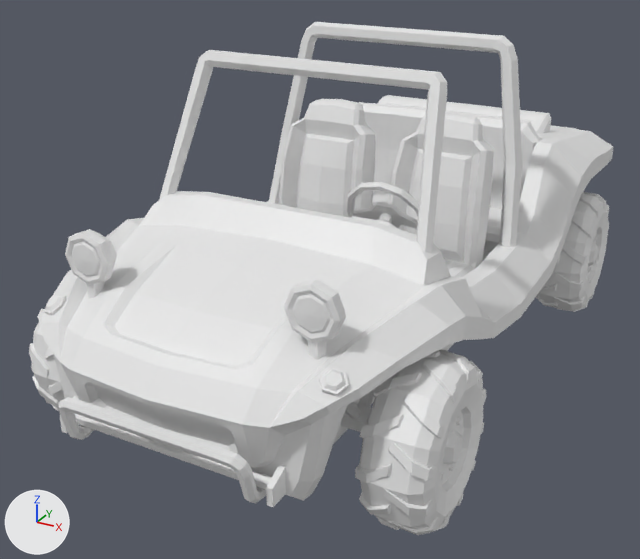
A saved change to the glTF model models/synty/SM_Veh_Buggy_01.glb.
Before and after are seen from a 50 mm camera at (2.01, -4.19, 2.49) aimed at (-0.15, -0.27, 0.53). Every picture has the same lights, and +X, +Y and +Z are marked at lower left. The picture after the commit comes second. Where no turn or scale is listed for an object, it has been applied to the vertices.

Names of what the first picture shows: 'SM_Veh_Buggy_01', 'SM_Veh_Buggy_01_Steering_Wheel', 'SM_Veh_Buggy_01_Wheel_FL', 'SM_Veh_Buggy_01_Wheel_FR', 'SM_Veh_Buggy_01_Wheel_RL'.
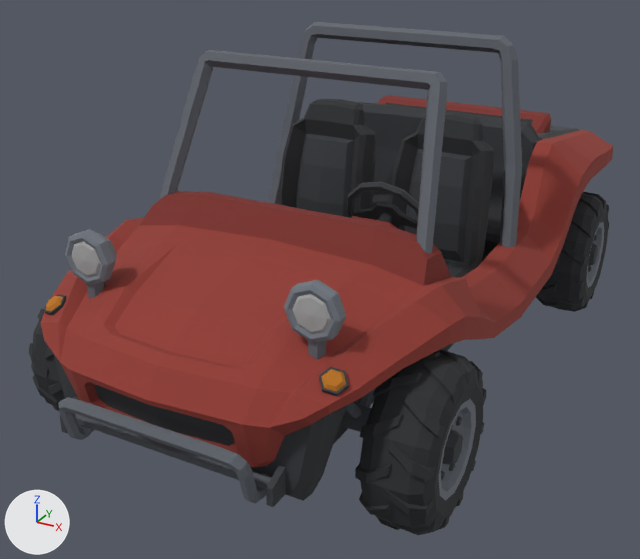
Where the change shows, as pixel boxes (x1, y1, x2, y2) in the pictures (640 x 559 px):
'SM_Veh_Buggy_01', recoloured (darker): (41, 22, 613, 507) in both
'SM_Veh_Buggy_01_Wheel_FL', recoloured (white to black): (355, 350, 486, 535) in both
'SM_Veh_Buggy_01_Wheel_RL', recoloured (white to black): (536, 191, 609, 312) in both
'SM_Veh_Buggy_01_Wheel_FR', recoloured (white to black): (29, 287, 65, 411) in both
'SM_Veh_Buggy_01_Steering_Wheel', recoloured (white to black): (347, 182, 419, 229) in both

Patch to the scene script:
```diff
--- a/models/synty/SM_Veh_Buggy_01.glb.py
+++ b/models/synty/SM_Veh_Buggy_01.glb.py
@@ img_polygonpalmcity_01_a @@
+img_polygonpalmcity_01_a = load_image('PolygonPalmCity_01_A', '_unpacked/PolygonPalmCity_01_A', 4096, 4096, 'sRGB')
@@ mat_atlas @@
+mat_atlas = principled_material('atlas')
+mat_atlas.texture = img_polygonpalmcity_01_a
+mat_atlas.roughness = 0.9
@@ me_mesh @@
 me_mesh.from_pydata(...)  # 2311 vertices, 4302 faces; spans x -0.94..0.95, y -1.97..1.97, z 0.28..1.79
+me_mesh.materials.append(mat_atlas)  # picture img_polygonpalmcity_01_a
@@ me_mesh_005 @@
 me_mesh_005.from_pydata(...)  # 138 vertices, 272 faces; spans x 0.164..0.594, y -0.673..-0.465, z 0.884..1.272
+me_mesh_005.materials.append(mat_atlas)  # picture img_polygonpalmcity_01_a
@@ me_mesh_001 @@
 me_mesh_001.from_pydata(...)  # 655 vertices, 970 faces; spans x 0.72..1.037, y -1.612..-0.846, z 0.0..0.767
+me_mesh_001.materials.append(mat_atlas)  # picture img_polygonpalmcity_01_a
@@ me_mesh_002 @@
 me_mesh_002.from_pydata(...)  # 655 vertices, 970 faces; spans x -1.037..-0.72, y -1.614..-0.848, z 0.0..0.767
+me_mesh_002.materials.append(mat_atlas)  # picture img_polygonpalmcity_01_a
@@ me_mesh_003 @@
 me_mesh_003.from_pydata(...)  # 655 vertices, 970 faces; spans x 0.72..1.037, y 0.811..1.578, z 0.0..0.767
+me_mesh_003.materials.append(mat_atlas)  # picture img_polygonpalmcity_01_a
```
